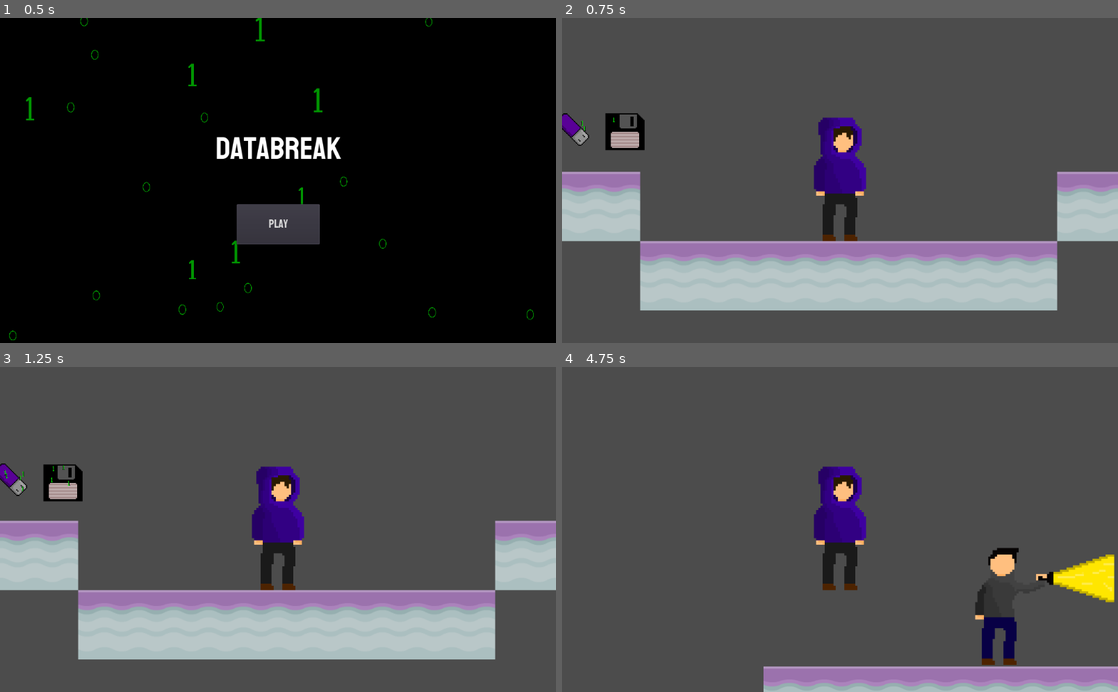
Above: before the commit, frames 1-4 (two rows, left to right).
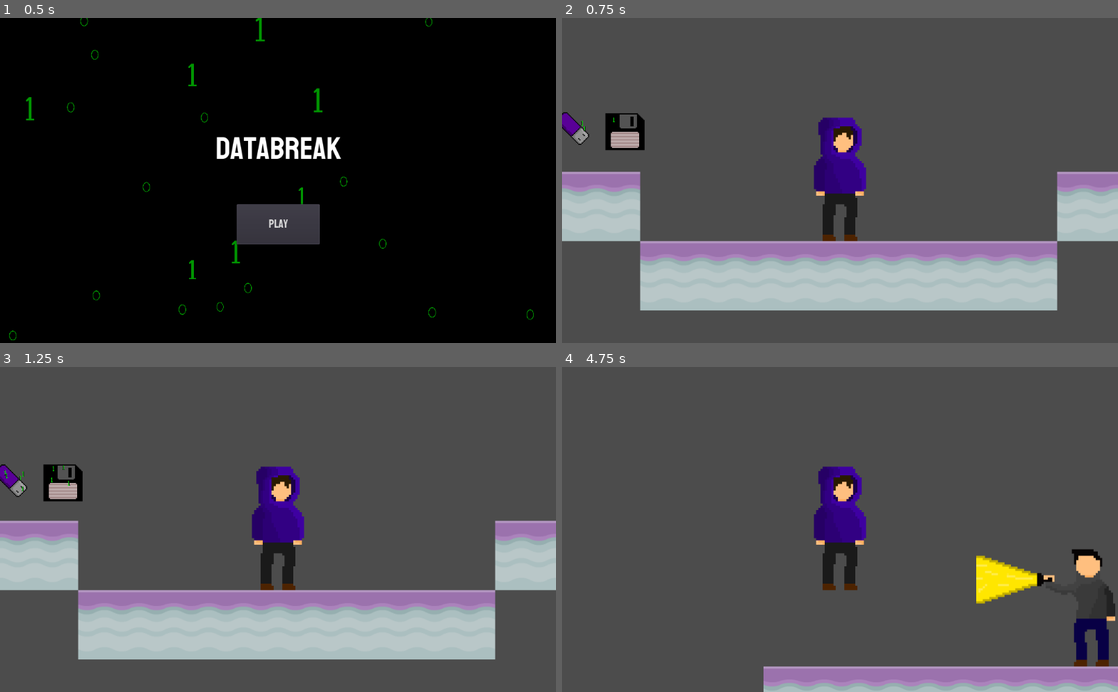
Above: after the commit, the same moments.

Repository: ncbarber/final-Databreak
Game: Godot game, scene res://src/ScreenStart/ScreenStart.tscn
The game is run twice, just before and just after one commit, with the same random seed, the same clock (stepped at 60 frames per second) and the same inputs.
Inputs:
- Up to frame 1 (0.5 s): no input
- Up to frame 2 (0.75 s): click "Play" at 0.5 s
- Up to frame 3 (1.25 s): no input
- Up to frame 4 (4.75 s): hold Right (move_right) 1.28-2.78 s; tap Space (jump) at 1.52, 2.27, 3.77, 4.52 s; hold Left (move_left) 2.78-3.53 s; hold Right (move_right) from 3.53 s (still down)

Frame 1 is identical in both runs. In frame 2, 0.1% of the frame differs, in the area x 0-5%, y 29-40%; in frame 3, 0.1%; in frame 4, 4.4%, in the area x 74-100%, y 55-93%.

Commit message:
Implement the enemy detection and movement

Diff:
--- a/project/src/Collectables/Data/USB.tscn
+++ b/project/src/Collectables/Data/USB.tscn
@@ -87,7 +87,7 @@
 scale = Vector2( 0.5, 0.5 )
 frames = SubResource( 7 )
 animation = "idle"
-frame = 4
+frame = 3
 playing = true
 
 [node name="CollisionShape2D" type="CollisionShape2D" parent="."]
--- a/project/src/Enemy/Enemy.gd
+++ b/project/src/Enemy/Enemy.gd
@@ -1,37 +1,33 @@
 extends KinematicBody2D
+
+signal player_hit
 
 
 var run_speed := 30
 var gravity := 400
 var velocity := Vector2()
 var is_moving_left := false
+var direction = 1
 
+
+var player : KinematicBody2D
 
 
 func _ready():
-	var randomNumber : RandomNumberGenerator = RandomNumberGenerator.new()
-	randomNumber.randomize()
-	$PatrolTimer.wait_time=randomNumber.randi_range(2,7)
+	if direction == 1:
+		$Sprite.flip_h = false
 
 
-func _process(_delta) -> void:
-	velocity.x = 0
-	print($PatrolTimer.time_left)
-	if $PatrolTimer.time_left<=0.1:
-		is_moving_left = !is_moving_left
+func _physics_process(delta) -> void:
+	if $PatrolTimer.time_left == 0:
 		$PatrolTimer.start()
-	if is_moving_left == true:
-		velocity.x -= run_speed
+		direction = direction * -1
+		$Sprite.flip_h = !$Sprite.flip_h
 
-
-
-	if is_moving_left == false:
-		velocity.x += run_speed
-
-func _physics_process(delta) -> void:
 	velocity.y += gravity * delta
+	velocity.x = run_speed * direction
 	velocity = move_and_slide(velocity, Vector2(0, -1))
 
 
-func _on_Light_body_entered(_body):
-	var _game_over := get_tree().change_scene("res://src/ScreenEnd/ScreenEnd.tscn")
+func _on_Light_body_entered(body):
+	emit_signal("player_hit", body)
--- a/project/src/Enemy/Enemy.tscn
+++ b/project/src/Enemy/Enemy.tscn
@@ -1,30 +1,38 @@
-[gd_scene load_steps=4 format=2]
+[gd_scene load_steps=5 format=2]
 
 [ext_resource path="res://platform_assets/DatabreakEnemy-1.png_1.png" type="Texture" id=1]
 [ext_resource path="res://src/Enemy/Enemy.gd" type="Script" id=2]
 
 [sub_resource type="CapsuleShape2D" id=1]
-radius = 28.3664
-height = 158.994
+radius = 93.5329
+height = 24.0153
+
+[sub_resource type="CapsuleShape2D" id=2]
+radius = 43.3255
+height = 176.377
 
 [node name="Enemy" type="KinematicBody2D"]
 position = Vector2( 494.212, 285.95 )
 script = ExtResource( 2 )
 
 [node name="Sprite" type="Sprite" parent="."]
+position = Vector2( 78.3416, -23.5969 )
 texture = ExtResource( 1 )
 
 [node name="PatrolTimer" type="Timer" parent="."]
 wait_time = 3.0
+one_shot = true
 autostart = true
 
-[node name="CollisionShape2D" type="CollisionShape2D" parent="."]
-position = Vector2( -81.0737, 22.8938 )
+[node name="EnemyCollision" type="CollisionShape2D" parent="."]
+position = Vector2( 79.5275, -0.793701 )
 shape = SubResource( 1 )
 
 [node name="Light" type="Area2D" parent="."]
 
-[node name="LightCollision" type="CollisionPolygon2D" parent="Light"]
-polygon = PoolVector2Array( 127.301, 10.7265, 127.344, -75.4021, 16.4709, -43.5891, 16.4709, -21.2255 )
+[node name="LightCollision" type="CollisionShape2D" parent="Light"]
+position = Vector2( 77.4207, -55.3955 )
+rotation = 1.5708
+shape = SubResource( 2 )
 
 [connection signal="body_entered" from="Light" to="." method="_on_Light_body_entered"]
--- a/project/src/Level/Level.gd
+++ b/project/src/Level/Level.gd
@@ -1,16 +1,19 @@
 extends Node2D
 
 const SPAWN_POSITION := Vector2(496,460)
+const ENEMY_POSITION := Vector2(1284,338)
 const USB_POSITION := Vector2(8, 380)
 const FLOPPY_POSITION := Vector2(100, 380)
 
 var player : KinematicBody2D
+var enemy : KinematicBody2D
 var usb : Area2D
 var floppy : Area2D
 
 
 func _ready():
 	_make_player()
+	_make_enemy()
 	_make_USB()
 	_make_Floppy_Disk()
 
@@ -19,6 +22,12 @@
 	player = load("res://src/Player/Player.tscn").instance()
 	player.position = SPAWN_POSITION
 	call_deferred("add_child", player)
+
+func _make_enemy() -> void:
+	enemy = load("res://src/Enemy/Enemy.tscn").instance()
+	var _connection = enemy.connect("player_hit", self, "register_hit")
+	enemy.position = ENEMY_POSITION
+	call_deferred("add_child", enemy)
 
 
 func _make_USB() -> void:
@@ -35,6 +44,11 @@
 	call_deferred("add_child", floppy)
 
 
+func register_hit(body):
+	if body == player:
+		var _game_over := get_tree().change_scene("res://src/ScreenEnd/ScreenEnd.tscn")
+
+
 func _on_USB_Entered(body, _usb):
 	if body == player:
 		_usb.queue_free()
--- a/project/src/Level/Level.tscn
+++ b/project/src/Level/Level.tscn
@@ -1,8 +1,7 @@
-[gd_scene load_steps=6 format=2]
+[gd_scene load_steps=5 format=2]
 
 [ext_resource path="res://platform_assets/planetMid.png" type="Texture" id=1]
 [ext_resource path="res://src/Level/Level.gd" type="Script" id=2]
-[ext_resource path="res://src/Enemy/Enemy.tscn" type="PackedScene" id=3]
 
 [sub_resource type="ConvexPolygonShape2D" id=1]
 points = PoolVector2Array( 128, 128, 0, 128, 0, 0, 128, 0 )
@@ -37,6 +36,3 @@
 tile_set = SubResource( 2 )
 format = 1
 tile_data = PoolIntArray( -12, 0, 0, -65498, 0, 0, 131060, 0, 0, 65574, 0, 0, 262132, 0, 0, 196646, 0, 0, 393204, 0, 0, …(407 unchanged characters)…
-
-[node name="KinematicBody2D" parent="." instance=ExtResource( 3 )]
-position = Vector2( 1366.52, 304.892 )
Not shown: 7 places in project/src/ScreenStart/ScreenStart.tscn that only renumber resources
